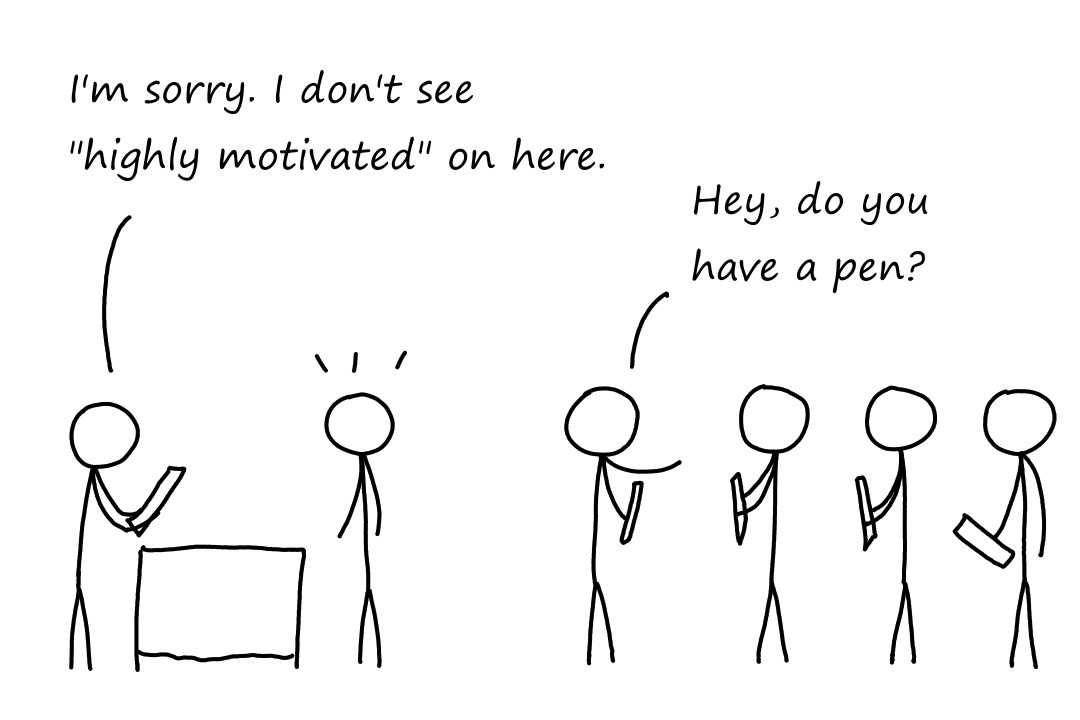
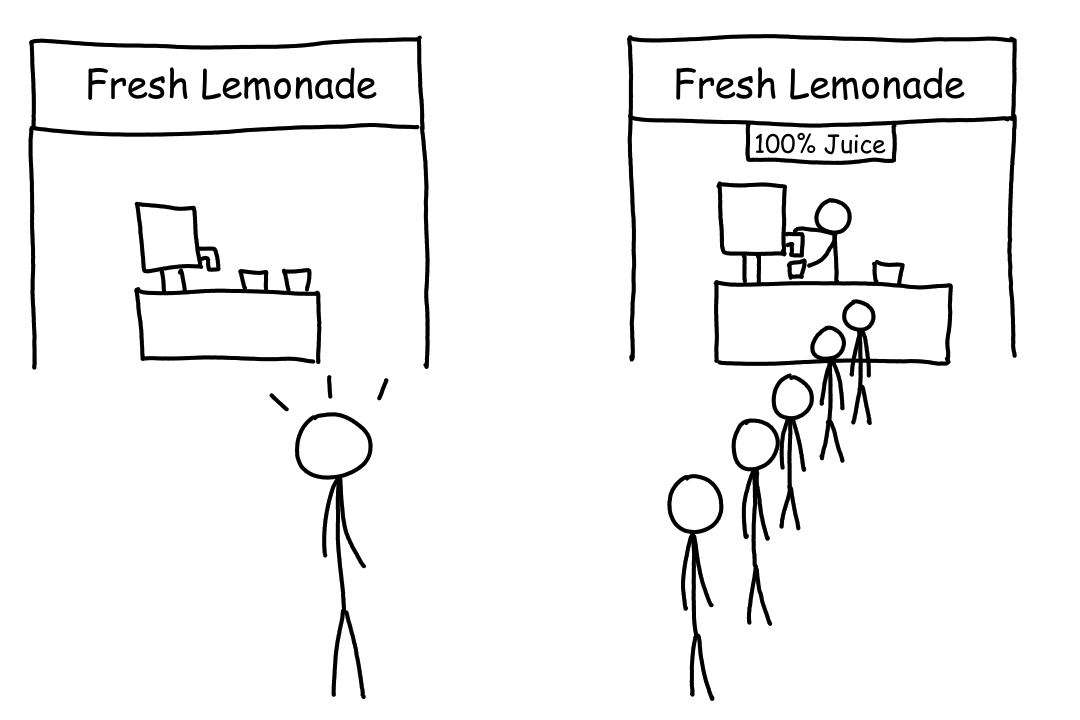
Revision of a layered (1080, 720) image; what changed, layer by layer:
painted on "Paint Layer 1" over bbox(28, 34, 1057, 701)
